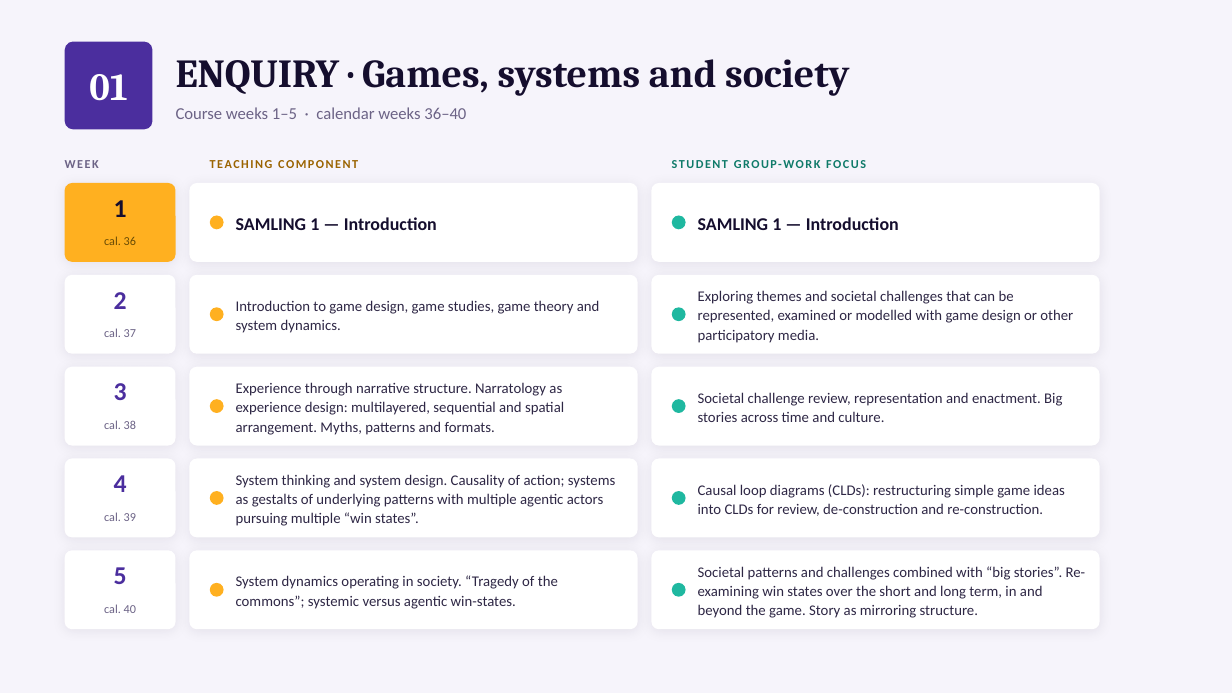
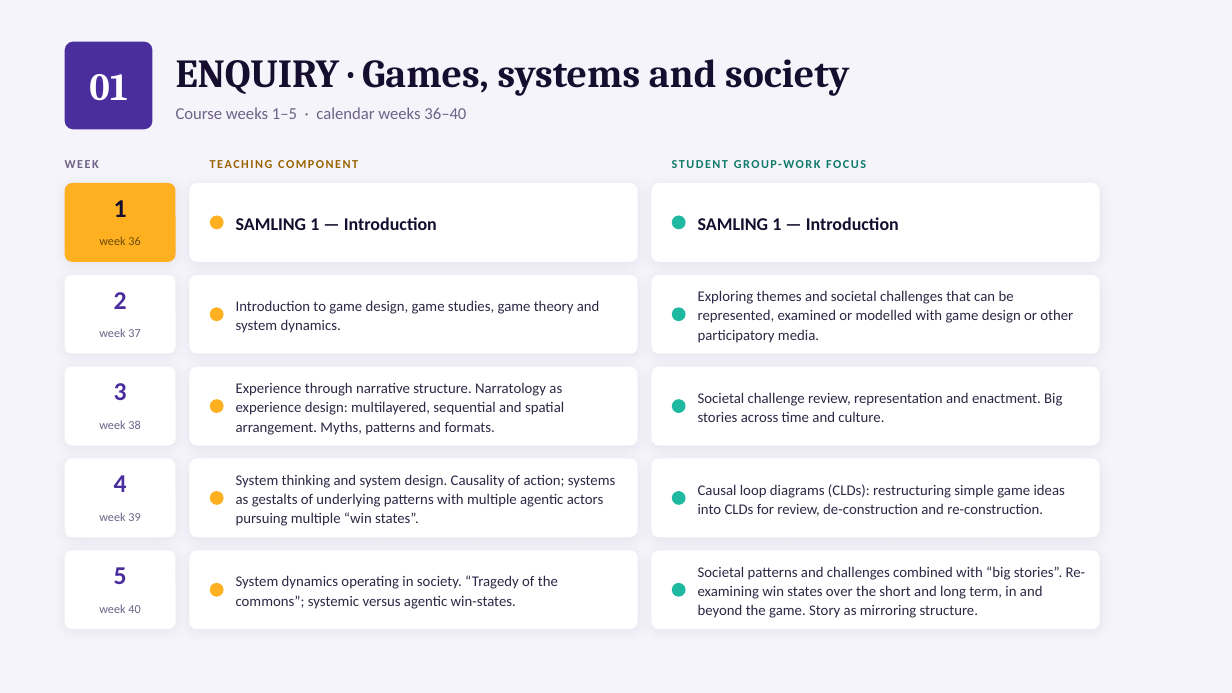
Before and after one commit to StevenBachelder/game-production, a slide deck: slide 7 of assets/downloads/Game_Production_Course_Structure.pptx. Drawn at 1232x693 pixels with LibreOffice and Linux fonts; fonts in the diff are those of the drawing. Boxes give left, top, right and bottom in pixels: in the first picture for what was removed or moved away, otherwise in the second. Text is boxed around its words. In the diff, an @@ line names an element or a change of style, - is before the commit and + after.

```diff
--- a/assets/downloads/Game_Production_Course_Structure.pptx
+++ b/assets/downloads/Game_Production_Course_Structure.pptx
@@ text at bbox=[99, 236, 140, 245]: text changed @@
-cal. 36
+week 36
@@ text at bbox=[99, 328, 140, 337]: text changed @@
-cal. 37
+week 37
@@ text at bbox=[99, 420, 140, 429]: text changed @@
-cal. 38
+week 38
@@ text at bbox=[99, 512, 140, 521]: text changed @@
-cal. 39
+week 39
@@ text at bbox=[99, 604, 140, 613]: text changed @@
-cal. 40
+week 40
```
Also in this commit, not shown: 6 other slides changed, 18 other files.
